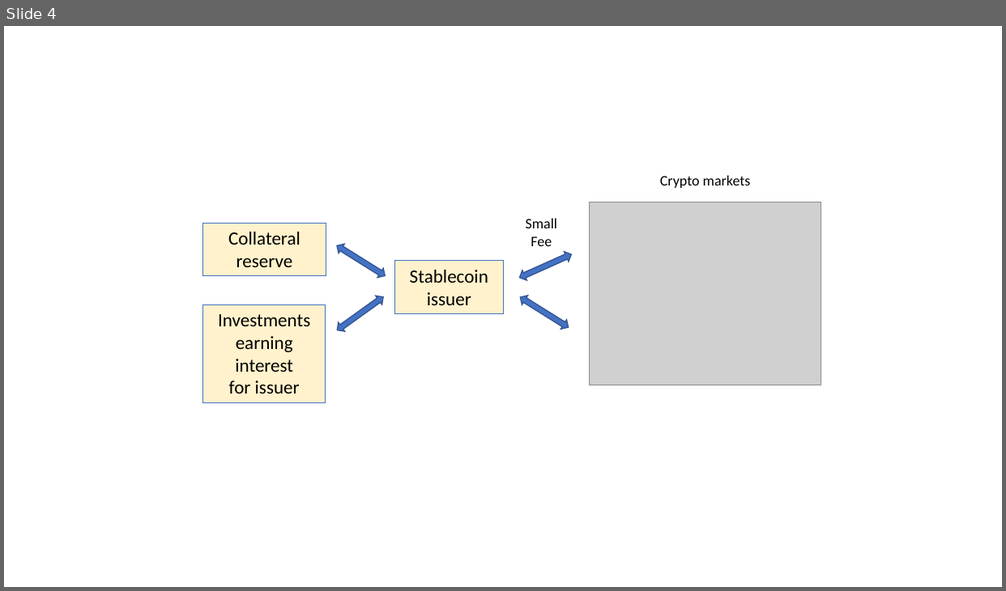
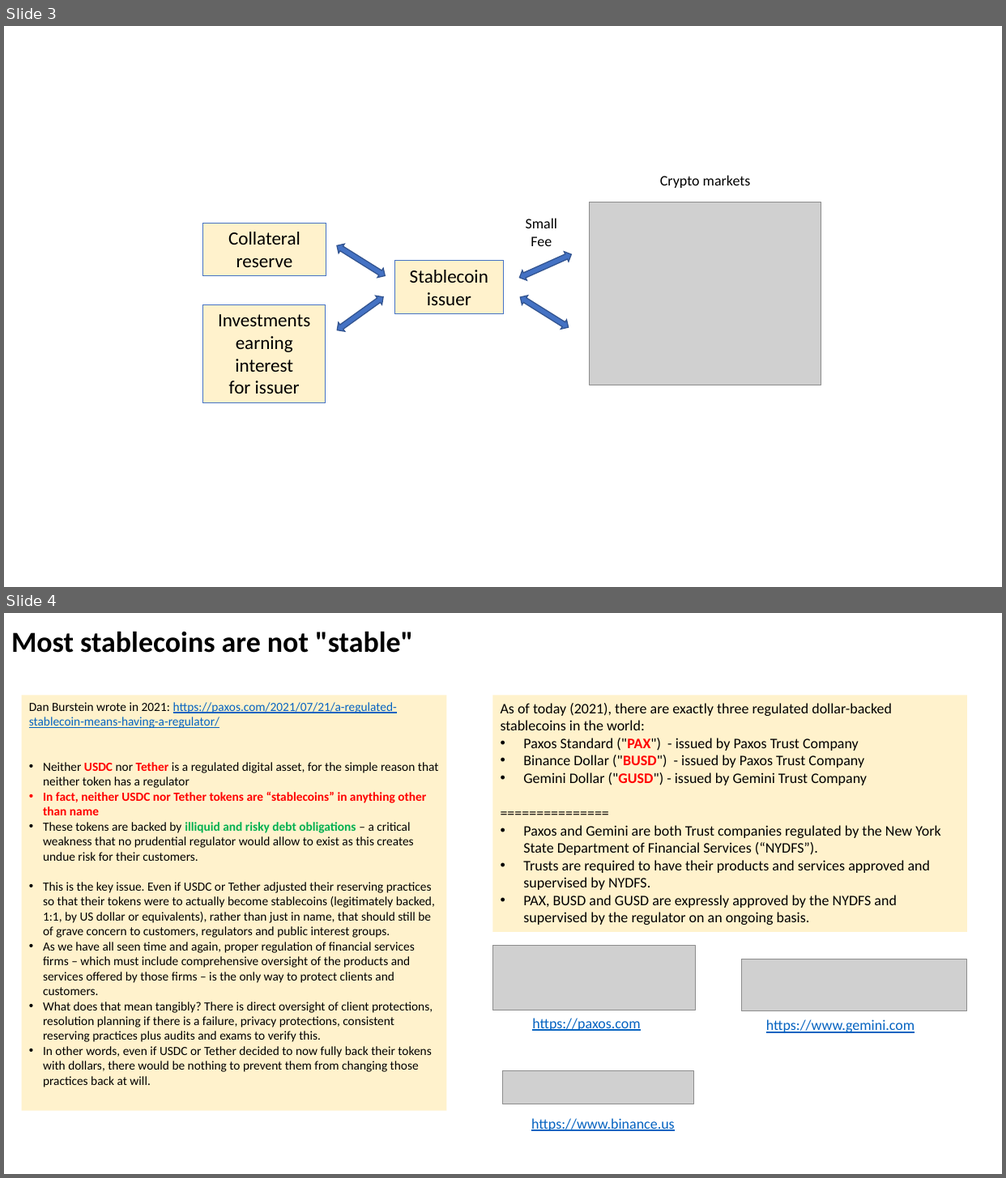
Before and after one commit to lselector/crypto, a slide deck: crypto_04_stable_coins.pptx. Shown one above the other, each under a label of ours: slide 4 before the commit, slides 3 and 4 after it. The pictures are 1006x591 and 1006x1178 pixels, drawn with LibreOffice and Linux fonts; fonts in the diff are those of the drawing; grey boxes stand for pictures. Boxes give left, top, right and bottom in pixels: in the first picture for what was removed or moved away, otherwise in the second. Text is boxed around its words. In the diff, an @@ line names an element or a change of style, - is before the commit and + after.

```diff
--- a/crypto_04_stable_coins.pptx
+++ b/crypto_04_stable_coins.pptx
@@ slide 4 added at [4,613,1002,1174], background #FFFFFF @@
@@ text added at [11,631,413,653], 28 pt, text #000000, bold @@
+Most stablecoins are not "stable"
@@ rectangle added at [21,696,446,1111], fill #FFF2CC, 12 pt, text #000000 @@
+Dan Burstein wrote in 2021: https://paxos.com/2021/07/21/a-regulated-stablecoin-means-having-a-regulator/
+• Neither USDC nor Tether is a regulated digital asset, for the simple reason that neither token has a regulator
+• In fact, neither USDC nor Tether tokens are “stablecoins” in anything other than name
+• These tokens are backed by illiquid and risky debt obligations – a critical weakness that no prudential regulator would allow to exist as this creates undue risk for their customers.
+• This is the key issue. Even if USDC or Tether adjusted their reserving practices so that their tokens were to actually become stablecoins (legitimately backed, 1:1, by US dollar or equivalents), rather than just in name, that should still be of grave concern to customers, regulators and public interest groups.
+• As we have all seen time and again, proper regulation of financial services firms – which must include comprehensive oversight of the products and services offered by those firms – is the only way to protect clients and customers.
+• What does that mean tangibly? There is direct oversight of client protections, resolution planning if there is a failure, privacy protections, consistent reserving practices plus audits and exams to verify this.
+• In other words, even if USDC or Tether decided to now fully back their tokens with dollars, there would be nothing to prevent them from changing those practices back at will.
@@ rectangle added at [493,696,967,932], fill #FFF2CC, 14 pt, text #000000 @@
+As of today (2021), there are exactly three regulated dollar-backed stablecoins in the world:
+• Paxos Standard ("PAX") - issued by Paxos Trust Company
+• Binance Dollar ("BUSD") - issued by Paxos Trust Company
+• Gemini Dollar ("GUSD") - issued by Gemini Trust Company
+===============
+• Paxos and Gemini are both Trust companies regulated by the New York State Department of Financial Services (“NYDFS”).
+• Trusts are required to have their products and services approved and supervised by NYDFS.
+• PAX, BUSD and GUSD are expressly approved by the NYDFS and supervised by the regulator on an ongoing basis.
@@ picture added at [493,946,695,1011] @@
@@ picture added at [741,960,967,1012] @@
@@ text added at [532,1018,640,1031], 14 pt, text #0563C1, underline @@
+https://paxos.com
@@ text added at [766,1020,914,1033], 14 pt, text #0563C1, underline @@
+https://www.gemini.com
@@ picture added at [503,1071,694,1105] @@
@@ text added at [531,1118,675,1131], 14 pt, text #0563C1, underline @@
+https://www.binance.us
@@ what was slide 4 is now slide 3 @@
```
Also in this commit, not shown: 1 slide changed, 1 other slide added.
